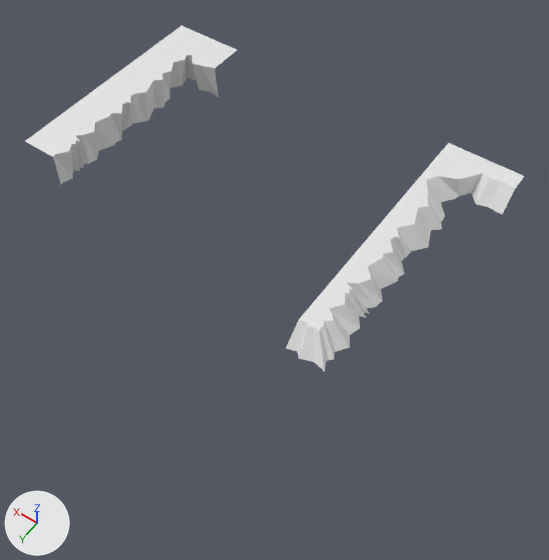
What one commit did to the Blender file Blender/duck.blend.
Before and after are seen from a 50 mm lens placed at (-8.5, 19.0, 26.3), pointed at (4.0, 1.5, -1.3). Arrows for +X, +Y and +Z are at lower left; the lights stay in place.
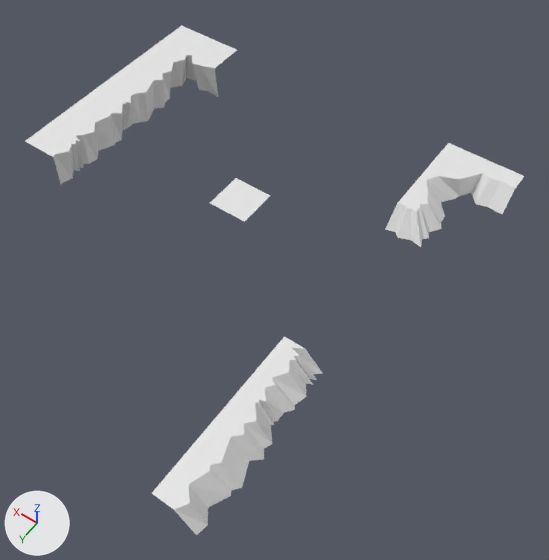
Pixel boxes (x1, y1, x2, y2) of what changed, in the pictures (549 x 560 px):
```json
{"object": "terrain_2", "change": "moved", "before": [339, 244, 398, 307], "after": [152, 450, 232, 535]}
{"object": "terrain_4", "change": "moved", "before": [387, 190, 442, 249], "after": [189, 409, 264, 490]}
{"object": "terrain_1", "change": "moved", "before": [313, 273, 374, 339], "after": [255, 336, 322, 410]}
{"object": "Cube", "change": "moved", "before": [286, 303, 350, 371], "after": [385, 190, 442, 247]}
{"object": "terrain_3", "change": "moved", "before": [363, 216, 420, 277], "after": [223, 372, 294, 448]}
{"object": "Plane", "change": "added", "after": [210, 178, 270, 222]}
```

Edits to the scene script, one JSON object a line:
```json
{"op": "add", "block": "me_plane", "code": ["me_plane = bpy.data.meshes.new('Plane')", "me_plane.from_pydata([(-1.0, -1.0, 0.0), (1.0, -1.0, 0.0), (-1.0, 1.0, 0.0), (1.0, 1.0, 0.0)], [], [(0, 1, 3, 2)])"]}
{"op": "set", "path": "ob_terrain_2.location", "old": "(0.0, 0.0, 0.0)", "new": "(0.0, 12.0, 0.0)"}
{"op": "set", "path": "ob_terrain_3.location", "old": "(0.0, -2.0, 0.0)", "new": "(0.0, 8.0, 0.0)"}
{"op": "set", "path": "ob_terrain_1.location", "old": "(0.0, 2.0, 0.0)", "new": "(0.0, 6.0, 0.0)"}
{"op": "set", "path": "ob_terrain_4.location", "old": "(0.0, -4.0, 0.0)", "new": "(0.0, 10.0, 0.0)"}
{"op": "set", "path": "ob_cube.location", "old": "(0.0, 4.0, 0.0)", "new": "(0.0, -4.0, 0.0)"}
{"op": "add", "block": "ob_plane", "code": ["ob_plane = bpy.data.objects.new('Plane', me_plane)", "ob_plane.location = (7.0, 0.0, 1.0)"]}
```
